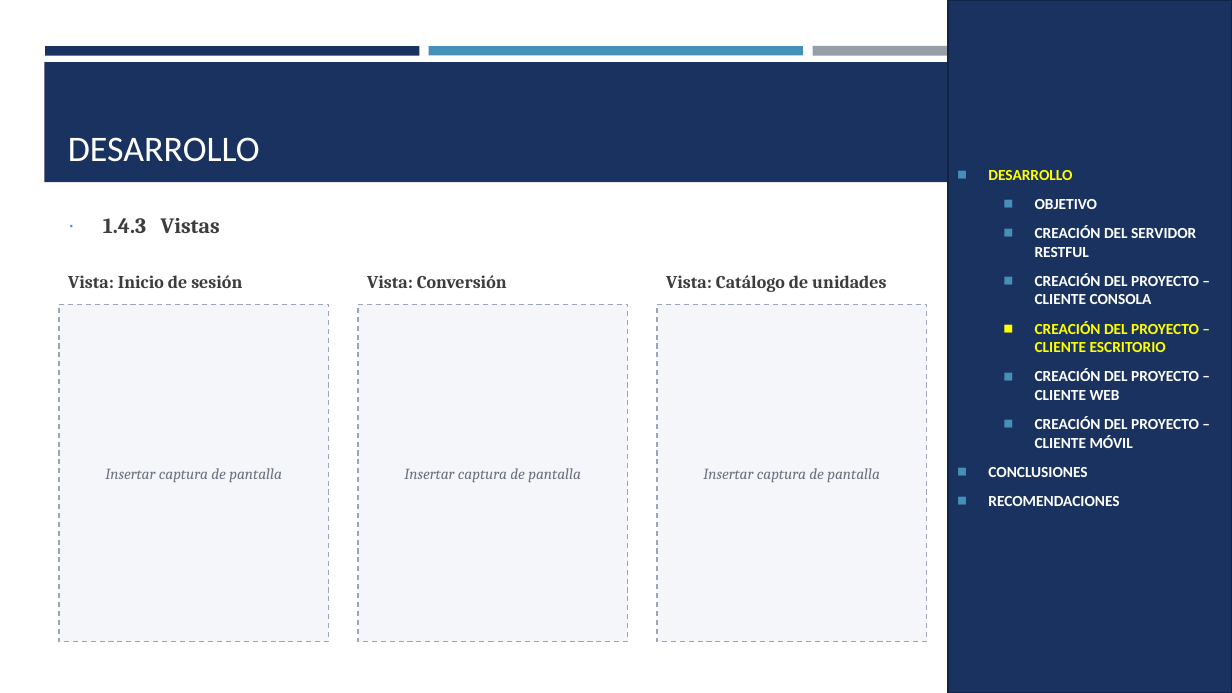
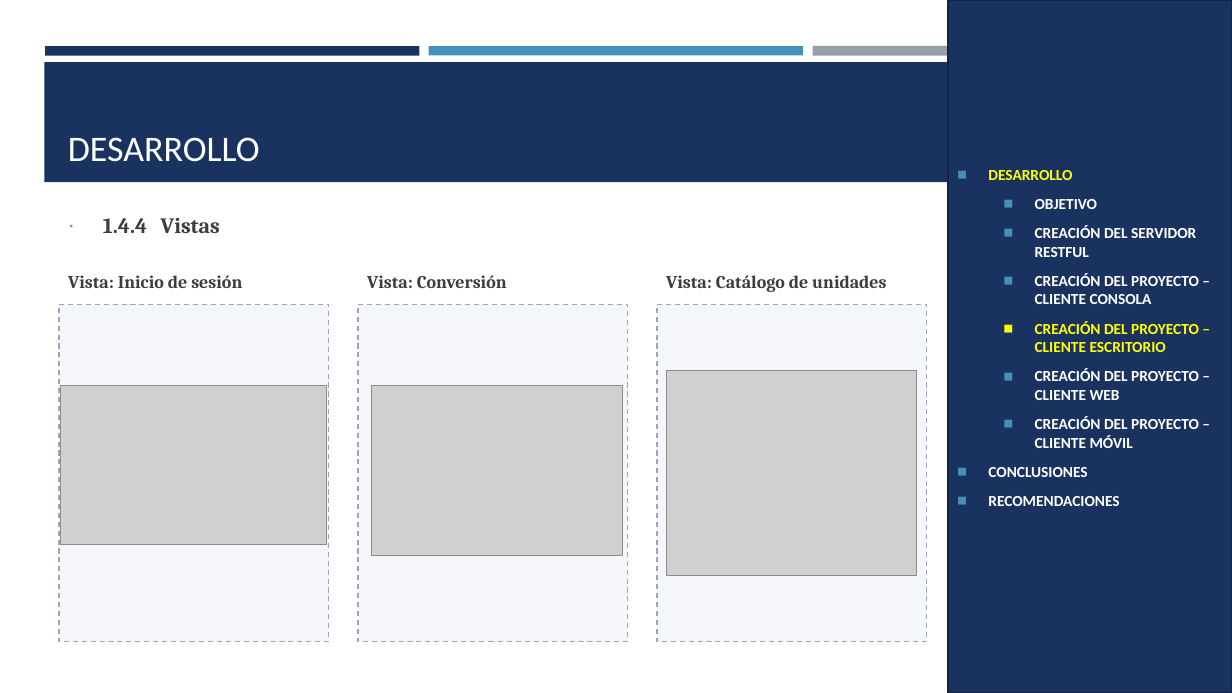
Before and after one commit to IMarcusDev/TI.1.3.-PAO202651_RESTFUL_JAVA_SINBDD_NRC_36883_GR04, a slide deck: slide 57 of 05. DOCUMENTACION/PRESENTACION TI.1.3. RESTFUL sin BDD en JAVA GR4.pptx (slide 15 before the commit). Drawn at 1232x693 pixels with LibreOffice and Linux fonts; fonts in the diff are those of the drawing; grey boxes stand for pictures. Boxes give left, top, right and bottom in pixels: in the first picture for what was removed or moved away, otherwise in the second. Text is boxed around its words. In the diff, an @@ line names an element or a change of style, - is before the commit and + after.

```diff
--- a/05. DOCUMENTACION/PRESENTACION TI.1.3. RESTFUL sin BDD en JAVA GR4.pptx
+++ b/05. DOCUMENTACION/PRESENTACION TI.1.3. RESTFUL sin BDD en JAVA GR4.pptx
@@ text at box(103, 218, 220, 233): text changed @@
-∙ 1.4.3 Vistas
+∙ 1.4.4 Vistas
@@ picture added at box(61, 386, 326, 545) @@
@@ picture added at box(372, 386, 622, 556) @@
@@ picture added at box(667, 371, 918, 576) @@
@@ text in rectangle at box(105, 468, 282, 483): text removed @@
-Insertar captura de pantalla
@@ text in rectangle at box(404, 468, 581, 483): text removed @@
-Insertar captura de pantalla
@@ text in rectangle at box(703, 468, 880, 483): text removed @@
-Insertar captura de pantalla
```
Also in this commit, not shown: 10 other slides changed, 58 slides added.
